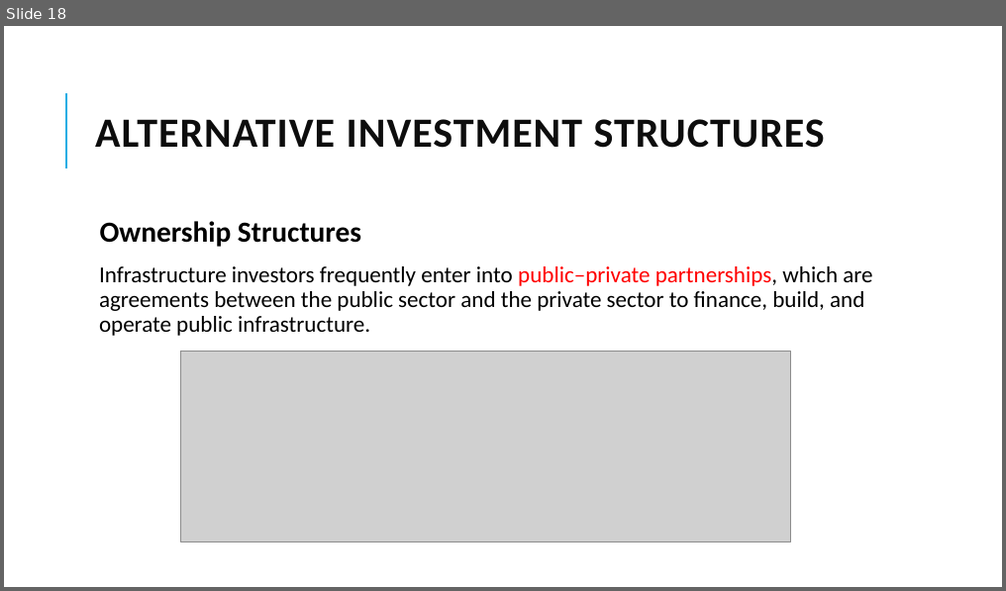
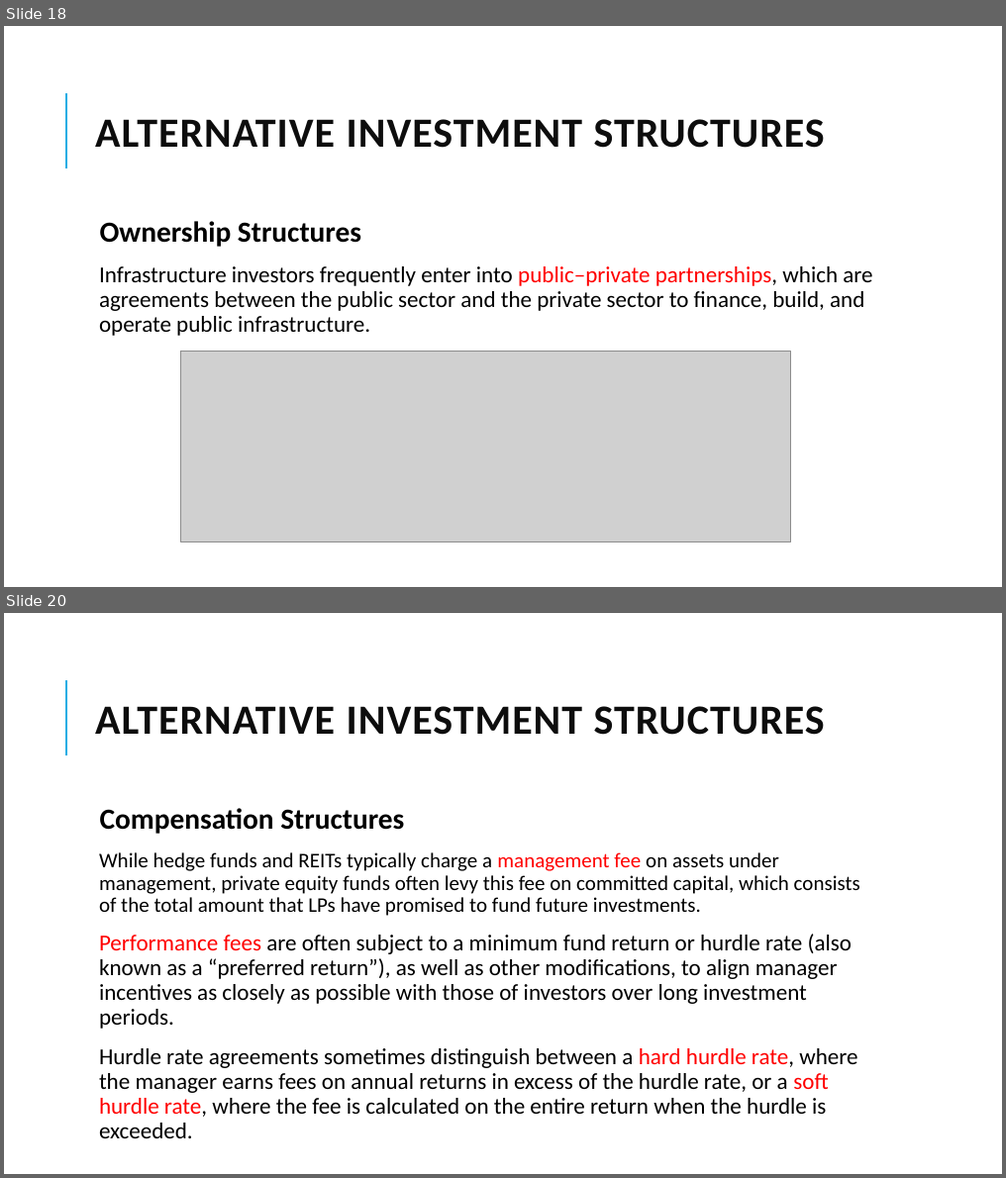
Before and after one commit to Isco0530/data, a slide deck: 2024Alternative.pptx. Shown one above the other, each under a label of ours: slide 18 before the commit, slides 18 and 20 after it; the slides between them are not shown. The pictures are 1006x591 and 1006x1178 pixels, drawn with LibreOffice and Linux fonts; fonts in the diff are those of the drawing; grey boxes stand for pictures. Boxes give left, top, right and bottom in pixels: in the first picture for what was removed or moved away, otherwise in the second. Text is boxed around its words. In the diff, an @@ line names an element or a change of style, - is before the commit and + after.

```diff
--- a/2024Alternative.pptx
+++ b/2024Alternative.pptx
@@ slide 20 added at box(4, 613, 1002, 1174), background #FFFFFF; not listed: 1 template element that a slide beside it also shows @@
@@ title added at box(95, 706, 825, 735), 40 pt, text #0D0D0D, bold @@
+ALTERNATIVE INVESTMENT STRUCTURES
@@ text added at box(99, 808, 860, 1139), 22 pt, text #000000 @@
+  Compensation Structures
+  While hedge funds and REITs typically charge a management fee on assets under management, private equity funds often levy this fee on committed capital, which consists of the total amount that LPs have promised to fund future investments.
+  Performance fees are often subject to a minimum fund return or hurdle rate (also known as a “preferred return”), as well as other modifications, to align manager incentives as closely as possible with those of investors over long investment periods.
+  Hurdle rate agreements sometimes distinguish between a hard hurdle rate, where the manager earns fees on annual returns in excess of the hurdle rate, or a soft hurdle rate, where the fee is calculated on the entire return when the hurdle is exceeded.
```
Also in this commit, not shown: 2 slides changed, 2 other slides added, 1 other file.
